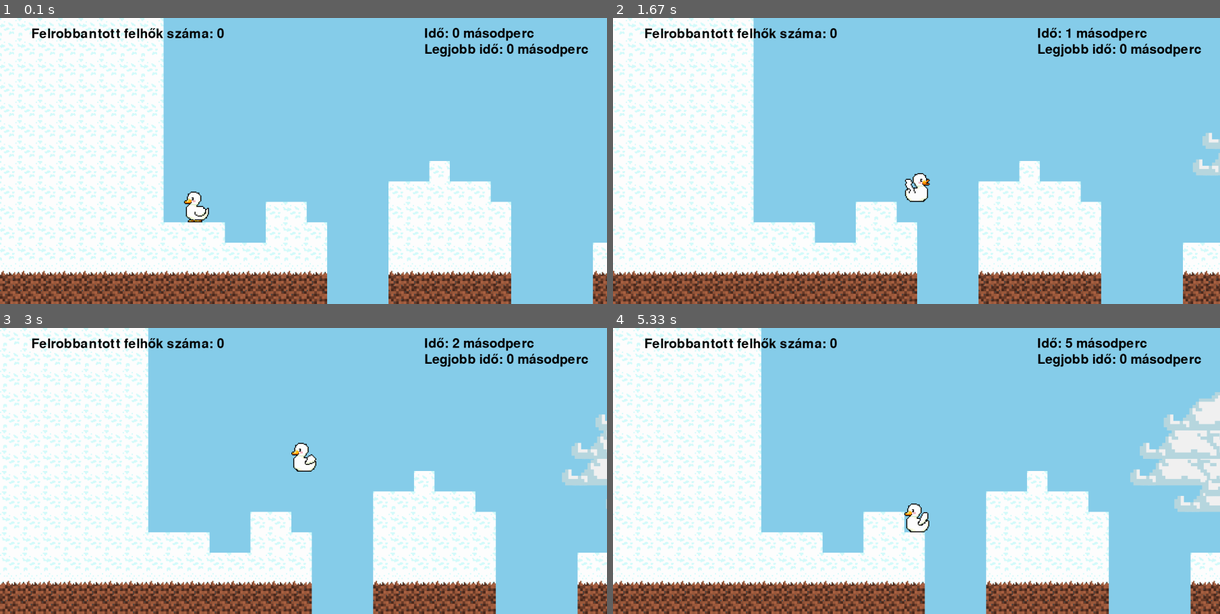
Above: before the commit, frames 1-4 (two rows, left to right).
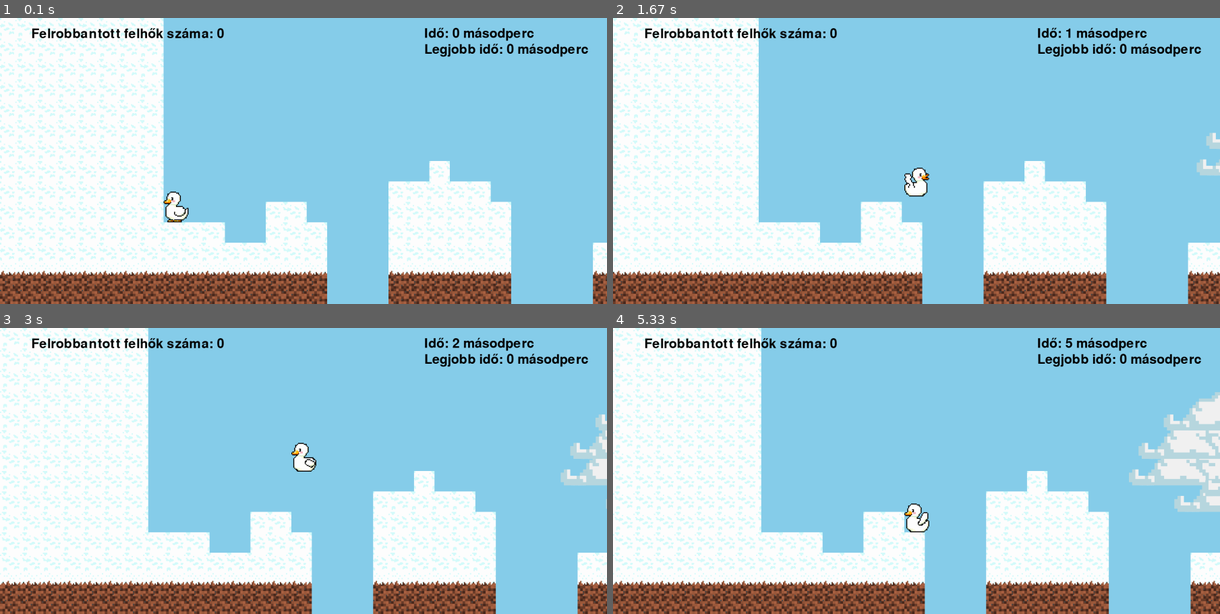
Above: after the commit, the same moments.

Repository: pinterroniaron/Pygame_minta
Game: pygame game, started from main.py
Same seed, same stepped clock (60 frames per second), same inputs: the game is played once before the commit and once after it.
Inputs:
- Up to frame 1 (0.1 s): no input
- Up to frame 2 (1.67 s): hold Right 0.33-0.8 s; hold Up 0.83-1.13 s; hold Right 1.17-1.63 s
- Up to frame 3 (3 s): hold Left 1.67-2.2 s; hold Left 2.23-2.63 s; hold Up from 2.67 s (still down)
- Up to frame 4 (5.33 s): release Up at 3.03 s; hold Up 3.07-3.7 s; hold Up 3.73-4.2 s; hold Up 4.23-4.7 s; hold Up from 5.07 s (still down)

The runs differ from the first frame. In frame 1, 0.6% of the frame differs, in the area x 26-35%, y 60-72%; in frame 2, 17%, in the area x 0-100%, y 0-100%; in frame 3, 0.2%; in frame 4, 0.3%.

Commit message:
auto best stop

Diff:
--- a/level.py
+++ b/level.py
@@ -17,12 +17,12 @@
     water_bottom,
 )
 
-
 class Level:
     def __init__(
         self, level_data: list[str], surface: pygame.Surface, clouds_group: None
     ):
         self.display_surface: pygame.Surface = surface
+        self.tiles_dict = {}
         self.setup_level(level_data)
         self.clouds_group = clouds_group
         self.world_shift: int = 0
@@ -78,6 +78,7 @@
                     y: int = row_index * tile_size
                     tile_W: water = water((x, y))
                     self.tiles.add(tile_W)
+                    self.tiles_dict[(x, y)] = tile_W
                 if cell == "B":
                     x: int = coll_index * tile_size
                     y: int = row_index * tile_size
@@ -110,6 +111,18 @@
         self.player.draw(self.display_surface)
         self.horizontal_movement_collision()
         self.vertical_movement_collision()
+
+
+
+    def check_water_block(self, time: int) -> None:
+        player: Player = self.player.sprite
+        player_rect = player.rect
+        player_rect_bottom_center = player_rect.bottomleft[0] + player_rect.width // 2, player_rect.bottom
+
+        for pos, tile in self.tiles_dict.items():
+            if tile.rect.collidepoint(player_rect_bottom_center):
+                with open("records.txt", "a", encoding="utf-8") as file:
+                    file.write(f"{str(time)}\n")
 
     def scroll_x(self) -> float:
         player: Player = self.player.sprite
--- a/main.py
+++ b/main.py
@@ -3,6 +3,7 @@
 from cloud import Cloud
 from level import Level
 from settings import width, height, level_map
+from player import Player
 
 pygame.init()
 pygame.font.init()
@@ -11,17 +12,22 @@
 clock: pygame.time.Clock = pygame.time.Clock()
 clouds_group: pygame.sprite.Group = pygame.sprite.Group()
 level: Level = Level(level_map, screen, clouds_group)
-
-
 font_colour = (0, 0, 0)
 sky = (135, 206, 235)
 running: bool = True
 best = 1000000
 best_time = 0
 prev_time = 0
+counter = 0
+
+
 
 while running:
-    time = (int(pygame.time.get_ticks() / 1000) - prev_time)
+    time = int(pygame.time.get_ticks() / 1000) - prev_time
+
+    if best != 1000000:
+        best_time = best
+
 
     with open("records.txt", "r", encoding="utf-8") as file:
         for line in file:
@@ -29,8 +35,12 @@
             if number < best:
                 best = number
 
-    if best != 1000000:
-        best_time = best
+
+
+    counter += 1
+    if counter % 30 == 0:
+        level.check_water_block(time)
+        counter = 0
 
 
     for event in pygame.event.get():
@@ -46,9 +56,7 @@
                 clouds_group.empty()
                 level = Level(level_map, screen, clouds_group)
                 prev_time += time
-            elif event.key == pygame.K_t:
-                with open("records.txt", "a", encoding="utf-8") as file:
-                    file.write(f"{str(time)}\n")
+
 
 
 
--- a/settings.py
+++ b/settings.py
@@ -8,11 +8,11 @@
     "HHHHHHHH                                        F                  HH  XXXXXXX      XX       GGGG                                                          G  X      XX  TT    TSSSSS    TTS                   S    S   S    S      ",
     "HHHHHHHH             H           HH     HH                         FF                        XXXX                          GGG                          G  X         XX  S     SSSSS     SSS                    SSSS     SSSS       ",
     "HHHHHHHH           HHHHH       FFFF     FF                    HHH                            XXXX                  GGG     XXX                       G  X            XX  S    TSSSSS     SSS                                        ",
-    "HHHHHHHH P   HH    HHHHHH                                     FFF                            XXXX   GGG          GGXXX                            G  X               XX  S    SSSSSST      S                                        ",
+    "HHHHHHHHP    HH    HHHHHH                                     FFF                            XXXX   GGG          GGXXX                            G  X               XX  S    SSSSSST      S                                        ",
     "HHHHHHHHHHH  HHH   HHHHHH                              HHH                                   XXXX   XXX    GG    XXXXX                         G  X                  XX  SSSSSSSSSSSS      S                                        ",
     "HHHHHHHHHHHHHHHH   HHHHHH    HHHHHHH           HHH     FFF                                   XXXX          XX                               G  X                     XX                  TTS                                        ",
-    "FFFFFFFFFFFFFFFF   FFFFFF    FFFFFFF   FFF     FFF                                           XXXX                                        G  X                        XX                  SSS           TTTTTTTTTTTTTTTTTTTTTT       ",
-    "XXXXXXXXXXXXXXXX   XXXXXX    XXXXXXX                                                         XXXX                                     GGGX                           XXXSSSSSSSSSSSSS    SSS           SSSSSSSSSSSSSSSSSSSSSS       ",
+    "FFFFFFFFFFFFFFFF   FFFFFF    FFFFFFF   FFF     FFF                                           XXXX                                        G  X                        XX                  SSS          WWWWWWWWWWWWWWWWWWWWWWW       ",
+    "XXXXXXXXXXXXXXXX   XXXXXX    XXXXXXX                                                         XXXX                                     GGGX                           XXXSSSSSSSSSSSSS    SSS          SSSSSSSSSSSSSSSSSSSSSSS       ",
 ]
 
 #T = sand_top
@@ -23,7 +23,7 @@
 #H = snow
 #F = snow_dirt
 #M = melting_snow
-#W = water
+#W = winner
 #B = water_bottom
 #D = melting_dirt
 #g = melting grass
--- /dev/null
+++ b/test.py
@@ -0,0 +1,40 @@
+class Level:
+    def __init__(
+        self, level_data: list[str], surface: pygame.Surface, clouds_group: None
+    ):
+        self.display_surface: pygame.Surface = surface
+        self.setup_level(level_data)
+        self.clouds_group = clouds_group
+        self.world_shift: int = 0
+        self.end_time = None  # Initialize end time as None
+
+    def setup_level(self, layout: list[str]) -> None:
+        self.tiles = pygame.sprite.Group()
+        self.player = pygame.sprite.GroupSingle()
+
+        for row_index, row in enumerate(layout):
+            for coll_index, cell in enumerate(row):
+                # Tile setup code...
+                if cell == "W":  # Check for the W block
+                    x: int = coll_index * tile_size
+                    y: int = row_index * tile_size
+                    tile_W: water = water((x, y))
+                    self.tiles.add(tile_W)
+
+    def check_end_condition(self):
+        """Check if the player is on top of the W block at the end of the map."""
+        for player_sprite in self.player.sprites():
+            player_rect = player_sprite.rect
+            for tile in self.tiles:
+                if tile.rect.colliderect(player_rect):
+                    if tile.type == "W" and player_sprite.rect.bottom == tile.rect.top:
+                        self.end_time = pygame.time.get_ticks() / 1000
+                        return True
+        return False
+
+    def run(self) -> None:
+        # Other run methods...
+
+        # Check if the end condition is met
+        if self.check_end_condition() and self.end_time is not None:
+            print("Player reached the end at time:", self.end_time)
Binary file changed: graphics/map/blocks/water.png
Binary file added: graphics/map/blocks/water2.png
